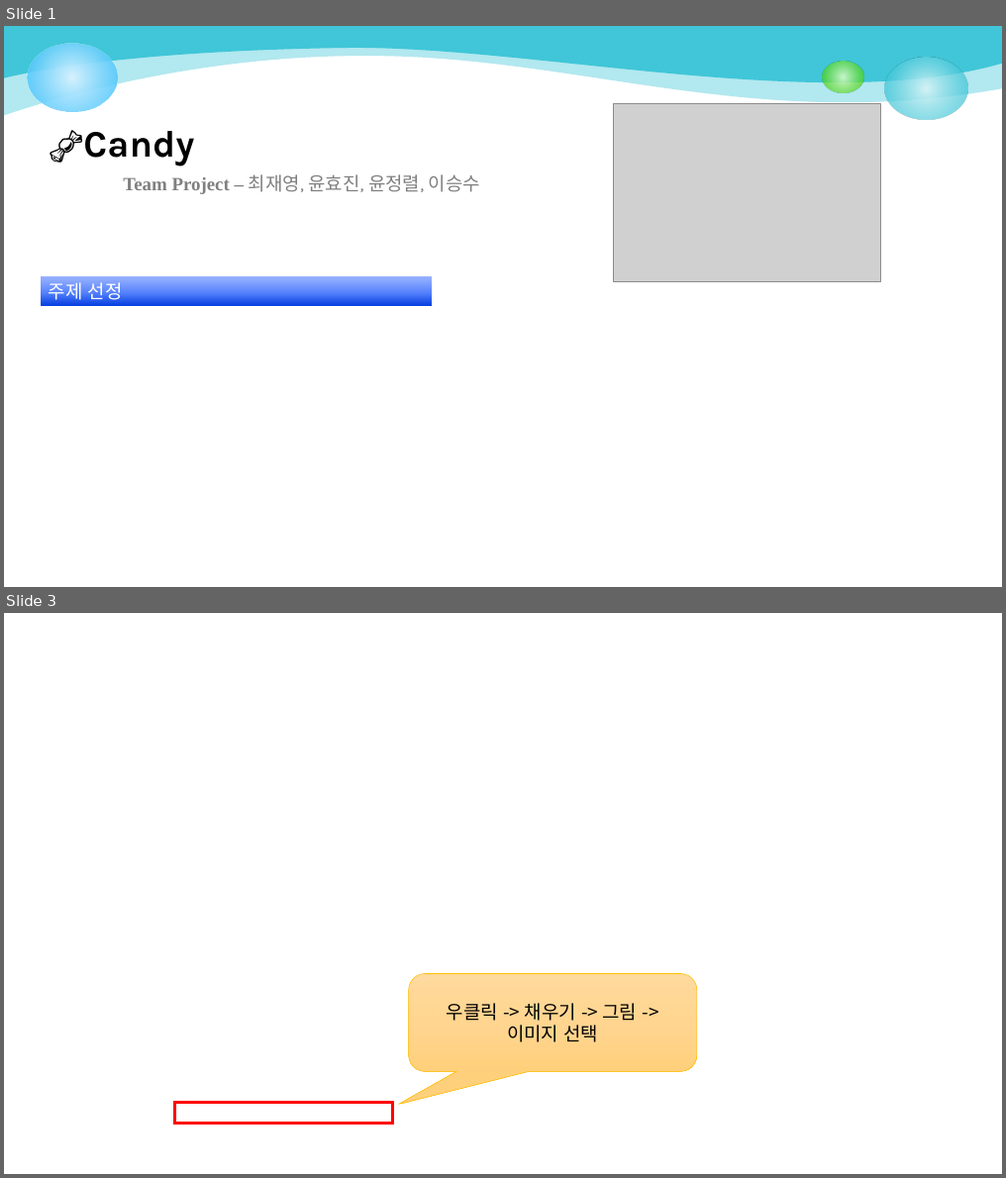
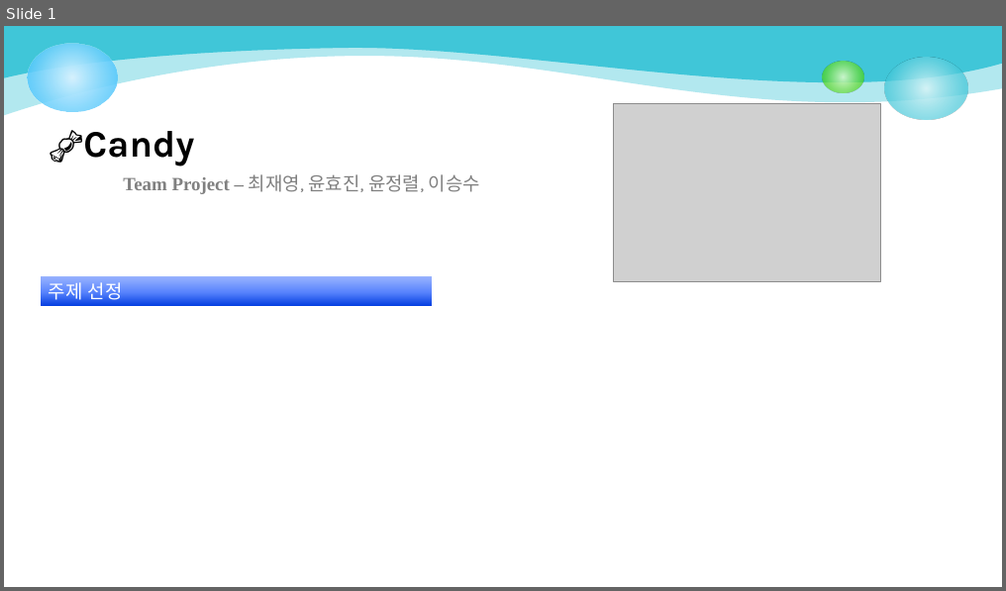
Before and after one commit to jungryeol123/tjg_project, a slide deck: TeamProject_스토리보드.pptx. Shown one above the other, each under a label of ours: slides 1 and 3 before the commit, slide 1 after it; the slides between them are not shown. The pictures are 1006x1178 and 1006x591 pixels, drawn with LibreOffice and Linux fonts; fonts in the diff are those of the drawing; grey boxes stand for pictures; background and template pictures are left out. Boxes give left, top, right and bottom in pixels: in the first picture for what was removed or moved away, otherwise in the second. Text is boxed around its words. In the diff, an @@ line names an element or a change of style, - is before the commit and + after.

```diff
--- a/TeamProject_스토리보드.pptx
+++ b/TeamProject_스토리보드.pptx
@@ slide 3 removed at (4, 613, 1002, 1174), background picture (left out) @@
@@ rounded speech box removed at (409, 973, 697, 1072) @@
-우클릭 -> 채우기 -> 그림 -> 이미지 선택
@@ rectangle removed at (175, 1103, 393, 1123) @@
```
Also in this commit, not shown: 7 slides changed, 3 slides added.
